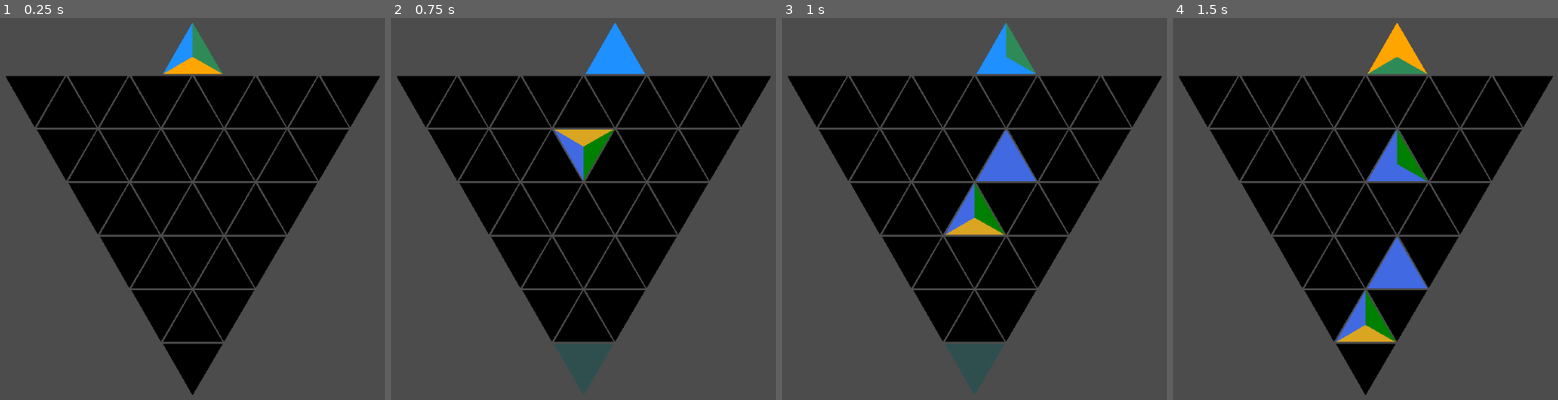
Above: before the commit, frames 1-4 (left to right).
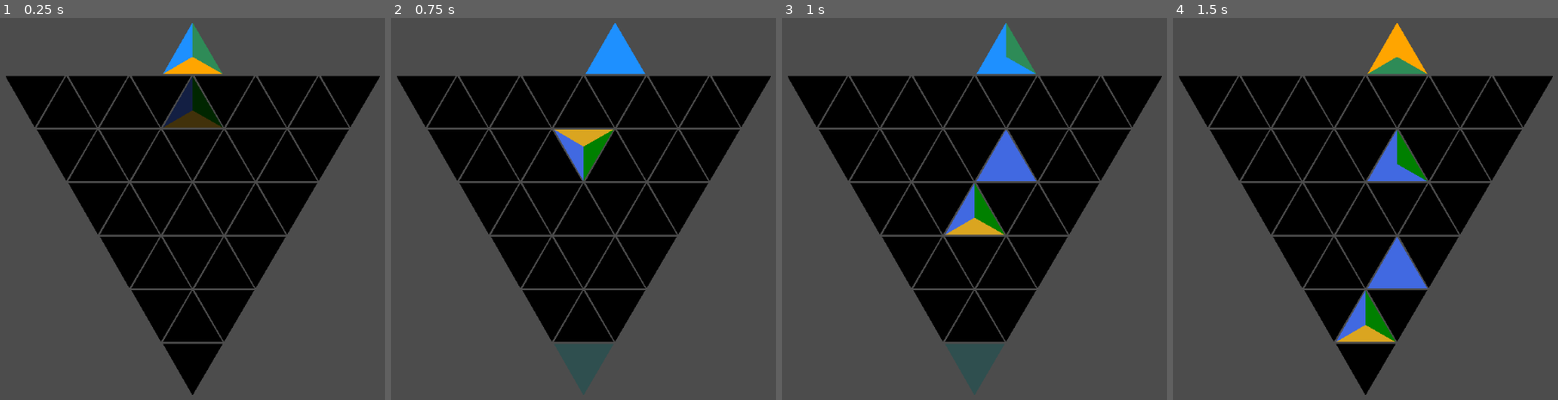
Above: after the commit, the same moments.

Repository: BoatsandJoes/tri-twist
Game: Godot game, scene res://scenes/Main.tscn
The game is run twice, just before and just after one commit, with the same random seed, the same clock (stepped at 60 frames per second) and the same inputs.
Inputs (mouse positions are in pixels of both pictures, inside the frame that each line leads up to):
- Up to frame 1 (0.25 s): no input
- Up to frame 2 (0.75 s): tap Enter (ui_accept) at 0.5 s; move the mouse to (552, 342) at 0.52 s; hold Right (ui_right) from 0.53 s (still down); click (552, 342) at 0.67 s
- Up to frame 3 (1 s): keep holding Right (ui_right); tap Enter (ui_accept) at 0.77 s
- Up to frame 4 (1.5 s): move the mouse to (1303, 289) at 1.27 s; release Right (ui_right) at 1.28 s; hold Down (ui_down) from 1.28 s (still down); click (1303, 289) at 1.42 s

The runs differ from the first frame. In frame 1, 1.1% of the frame differs, in the area x 42-58%, y 15-29%; in frame 2, nothing differs; in frame 3, nothing differs; in frame 4, nothing differs.

Commit message:
Ghost piece one cell ahead.

Diff:
--- a/scenes/GameGrid.gd
+++ b/scenes/GameGrid.gd
@@ -23,11 +23,12 @@
 		for columnIndex in gridBase + 2 * rowIndex:
 			grid[rowIndex].append(TriangleCell.instance())
 			grid[rowIndex][columnIndex].init(cellSize, rowIndex, columnIndex,
-			get_position_for_cell(rowIndex, columnIndex, false), true)
+			get_position_for_cell(rowIndex, columnIndex, false), true, false)
 			add_child(grid[rowIndex][columnIndex])
 
-# Try to put the given piece in the top row. return true if successful.
-func drop_piece(piece) -> bool:
+# Try to put the given piece in the top row. Return true if successful.
+# Pass false as a second parameter to not actually drop the piece; just know if we can.
+func drop_piece(piece: TriangleCell, dropForReal: bool):
 	var neighborDirection: int
 	if (piece.columnIndex + piece.rowIndex) % 2 != 0:
 		neighborDirection = grid[0][0].Direction.VERTICAL_POINT
@@ -37,7 +38,8 @@
 	if !neighbor.is_empty():
 		# Cannot fill.
 		return false
-	neighbor.fill_from_neighbor(piece.leftColor, piece.rightColor, piece.verticalColor,
+	if dropForReal:
+		neighbor.fill_from_neighbor(piece.leftColor, piece.rightColor, piece.verticalColor,
 			neighborDirection, grid[0][0].Direction.VERTICAL)
 	return true
 
@@ -93,7 +95,7 @@
 	elif event.button_index == 1 || event.button_index == 2:
 		# spin
 		var rotation
-		if event.button_index == 1:
+		if event.button_index == 2:
 			rotation = grid[0][0].Rotation.COUNTERCLOCKWISE
 		else:
 			rotation = grid[0][0].Rotation.CLOCKWISE
--- a/scenes/TriangleCell.gd
+++ b/scenes/TriangleCell.gd
@@ -16,6 +16,7 @@
 var rowIndex: int
 var columnIndex: int
 var inGrid
+var isGhost
 var bigClearMode = true
 var tumbleDirection: int
 
@@ -24,11 +25,12 @@
 	tumbleDirection = Direction.VERTICAL
 
 # Call after instantiation to initialize.
-func init(triangleSize: int, triRowIndex: int, triColumnIndex: int, cellPostion: Vector2, isInGrid: bool):
+func init(triangleSize: int, triRowIndex: int, triColumnIndex: int, cellPostion: Vector2, isInGrid: bool, isAGhost: bool):
 	size = triangleSize
 	rowIndex = triRowIndex
 	columnIndex = triColumnIndex
 	inGrid = isInGrid
+	isGhost = isAGhost
 	# set position
 	position = cellPostion
 	# move particle emitter to center
@@ -59,8 +61,18 @@
 	verticalEdgeVectorArray.append(Vector2(size/2, size * sqrt(3) / 6))
 	$VerticalEdge.set_polygon(verticalEdgeVectorArray)
 	# flip every odd triangle cell and cells outside the grid
-	if columnIndex % 2 != 0 || !inGrid:
-		flip()
+	if (columnIndex % 2 != 0 && !pointFacingUp) || (!inGrid && !isGhost):
+		scale = Vector2(1, -1)
+		# Postion adjust.
+		if (!isGhost):
+			position = Vector2(position[0], position[1] + size * 0.87)
+		# Flip particle emitter back over
+		$CPUParticles2D.scale = Vector2(1, -1)
+		pointFacingUp = true
+	elif columnIndex % 2 == 0:
+		scale = Vector2(1, 1)
+		$CPUParticles2D.scale = Vector2(1, 1)
+		pointFacingUp = false
 	# make empty
 	set_colors(colors.size() - 1, colors.size() - 1, colors.size() - 1)
 	# offset so the center is in the center XXX
@@ -140,14 +152,6 @@
 		$RightEdge.set_color(colors[rightColor])
 		$VerticalEdge.set_color(colors[verticalColor])
 
-func flip():
-	scale = Vector2(1, scale[1] * -1)
-	# Position fix will cause the tile to drift if flipped more than once
-	position = Vector2(position[0], position[1] + size * 0.87)
-	# Flip particle emitter back over
-	$CPUParticles2D.scale = Vector2(1, $CPUParticles2D.scale[1] * -1)
-	pointFacingUp = !pointFacingUp
-
 func spin(rotation: int):
 	if !is_marked_for_clear():
 		if ((rotation == Rotation.COUNTERCLOCKWISE && !pointFacingUp)
--- a/scenes/TriangleDropper.gd
+++ b/scenes/TriangleDropper.gd
@@ -5,7 +5,10 @@
 export (PackedScene) var TriangleCell
 var gameGrid: GameGrid
 var activePiece: TriangleCell
-
+var ghostPieceSurface: TriangleCell
+var ghostPieceFinal: TriangleCell
+var ghostPiecesTumble: Array = []
+var flag = false
 
 # Called when the node enters the scene tree for the first time.
 func _ready():
@@ -15,13 +18,18 @@
 	# draw active piece as though it were one row higher than the top row
 	# Draw it on the left where it will always be oriented correctly, and then slide it into place.
 	activePiece.init(gameGrid.cellSize, gameGrid.gridHeight, 1,
-	gameGrid.get_position_for_cell(gameGrid.gridHeight, 1, true), false)
+	gameGrid.get_position_for_cell(gameGrid.gridHeight, 1, true), false, false)
 	activePiece.columnIndex = gameGrid.gridBase / 2 + gameGrid.gridHeight
 	activePiece.position = gameGrid.get_position_for_cell(gameGrid.gridHeight, activePiece.columnIndex, true)
 	activePiece.fill_randomly()
 	activePiece.cellFocused = true
 	activePiece.update_colors_visually()
 	add_child(activePiece)
+	ghostPieceSurface = TriangleCell.instance()
+	ghostPieceFinal = TriangleCell.instance()
+	ghostPieceSurface.set_modulate(Color(1,1,1,0.3))
+	add_child(ghostPieceSurface)
+	add_child(ghostPieceFinal)
 
 func _input(event):
 	if event is InputEventKey:
@@ -29,14 +37,30 @@
 			activePiece.columnIndex = activePiece.columnIndex - 1
 			activePiece.position = gameGrid.get_position_for_cell(gameGrid.gridHeight, activePiece.columnIndex, true)
 		elif event.is_action_pressed("ui_right") && activePiece.columnIndex < gameGrid.grid[-1].size():
+			flag = true
 			activePiece.columnIndex = activePiece.columnIndex + 1
 			activePiece.position = gameGrid.get_position_for_cell(gameGrid.gridHeight, activePiece.columnIndex, true)
 		elif (event.is_action_pressed("ui_accept") ||
 		event.is_action_pressed("ui_down") || event.is_action_pressed("ui_up")):
-			var accepted: bool = gameGrid.drop_piece(activePiece)
+			var accepted = gameGrid.drop_piece(activePiece, true)
 			if accepted:
 				activePiece.fill_randomly()
 
+func draw_ghost_pieces():
+	if gameGrid.drop_piece(activePiece, false):
+		ghostPieceSurface.init(gameGrid.cellSize, activePiece.rowIndex - 1, activePiece.columnIndex - 1,
+			gameGrid.get_position_for_cell(activePiece.rowIndex - 1, activePiece.columnIndex - 1,
+			(activePiece.columnIndex - 1) % 2 != 0), false, true)
+		ghostPieceSurface.set_colors(activePiece.leftColor, activePiece.rightColor, activePiece.verticalColor)
+	else:
+		ghostPieceSurface.visible = false
+		if ghostPieceFinal != null:
+			ghostPieceFinal.visible = false
+		for ghostPieceTumble in ghostPiecesTumble:
+			if ghostPieceTumble != null:
+				ghostPieceTumble.free()
+		ghostPiecesTumble = []
+
 # Called every frame. 'delta' is the elapsed time since the previous frame.
-#func _process(delta):
-#	pass
+func _process(delta):
+	draw_ghost_pieces()
